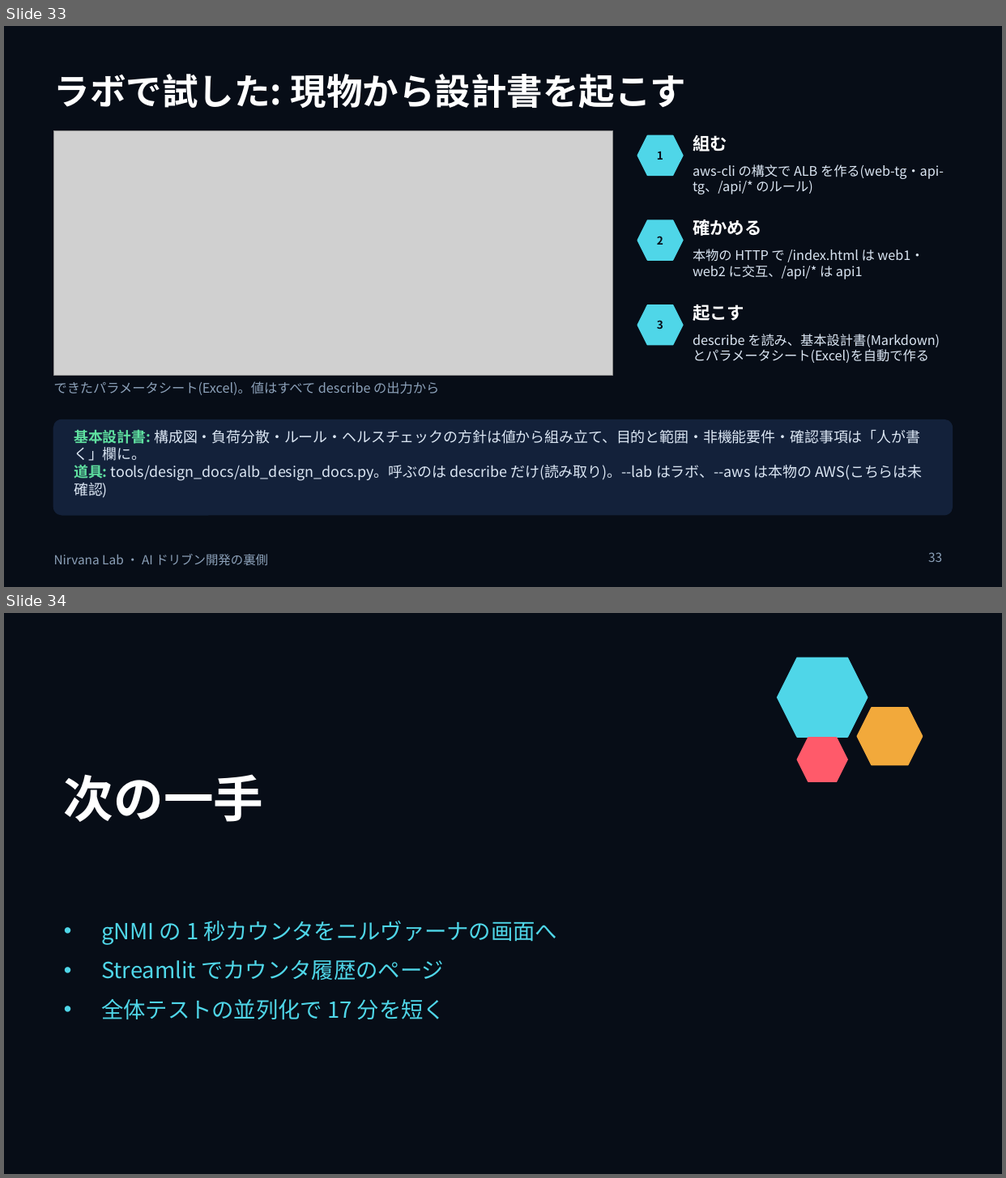
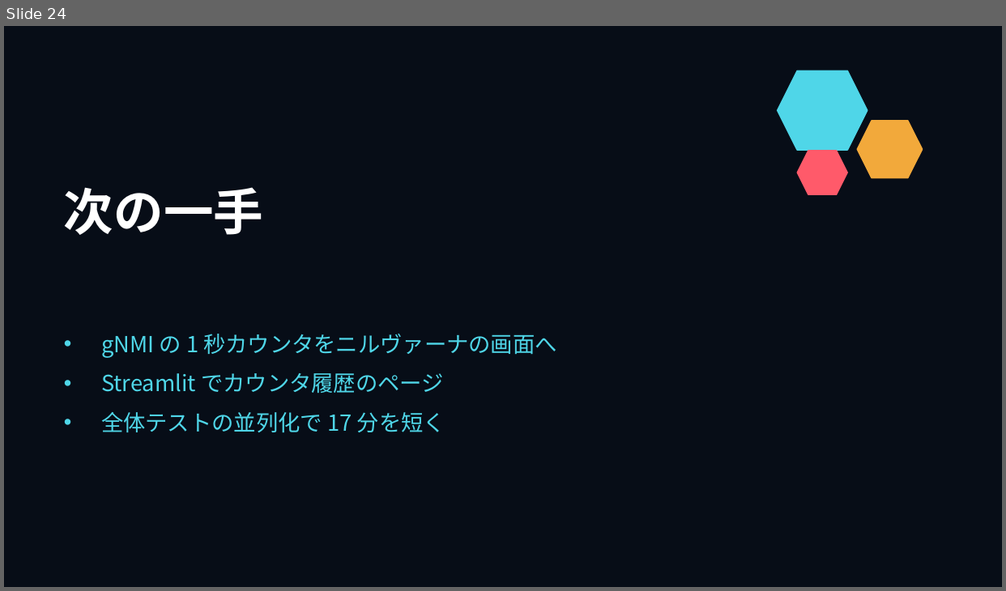
Before and after one commit to w-index-m/nirvana-lab, a slide deck: docs/ai-driven-dev-behind-the-scenes.pptx. Shown one above the other, each under a label of ours: slides 33 and 34 before the commit, slide 24 after it. The pictures are 1006x1178 and 1006x591 pixels, drawn with LibreOffice and Linux fonts; fonts in the diff are those of the drawing; grey boxes stand for pictures. Boxes give left, top, right and bottom in pixels: in the first picture for what was removed or moved away, otherwise in the second. Text is boxed around its words. In the diff, an @@ line names an element or a change of style, - is before the commit and + after.

```diff
--- a/docs/ai-driven-dev-behind-the-scenes.pptx
+++ b/docs/ai-driven-dev-behind-the-scenes.pptx
@@ slide 33 removed at (4, 26, 1002, 587), background #070D17 @@
@@ title removed at (54, 74, 687, 109) @@
-ラボで試した: 現物から設計書を起こす
@@ picture removed at (54, 130, 613, 375) @@
@@ hexagon removed at (637, 136, 683, 176) @@
@@ text removed at (692, 135, 727, 152) @@
-組む
@@ text removed at (657, 152, 663, 160) @@
-1
@@ text removed at (692, 165, 944, 194) @@
-aws-cli の構文で ALB を作る(web-tg・api-tg、/api/* のルール)
@@ text removed at (692, 220, 761, 236) @@
-確かめる
@@ hexagon removed at (637, 220, 683, 261) @@
@@ text removed at (657, 236, 663, 245) @@
-2
@@ text removed at (692, 249, 923, 280) @@
-本物の HTTP で /index.html は web1・web2 に交互、/api/* は api1
@@ hexagon removed at (637, 305, 683, 345) @@
@@ text removed at (692, 305, 744, 321) @@
-起こす
@@ text removed at (657, 320, 663, 329) @@
-3
@@ text removed at (692, 334, 940, 363) @@
-describe を読み、基本設計書(Markdown)とパラメータシート(Excel)を自動で作る
@@ text removed at (54, 382, 439, 395) @@
-できたパラメータシート(Excel)。値はすべて describe の出力から
@@ rounded rectangle removed at (54, 420, 952, 515) @@
@@ text removed at (74, 429, 923, 498) @@
-基本設計書: 構成図・負荷分散・ルール・ヘルスチェックの方針は値から組み立て、目的と範囲・非機能要件・確認事項は「人が書く」欄に。
-道具: tools/design_docs/alb_design_docs.py。呼ぶのは describe だけ(読み取り)。--lab はラボ、--aws は本物の AWS(こちらは未確認)
@@ text removed at (54, 554, 268, 565) @@
-Nirvana Lab ・ AI ドリブン開発の裏側
@@ page number removed at (928, 552, 942, 562) @@
-33
@@ what was slide 34 is now slide 24 @@
```
Also in this commit, not shown: 1 slide changed, 9 other slides removed, 6 other files.
